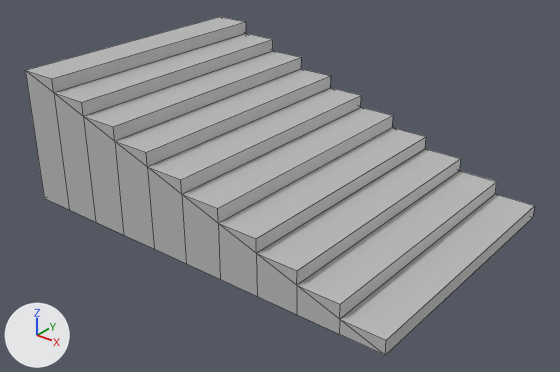
Before and after pictures for a commit that changed the FBX model Assets/MotherDuckLEVELS/Team001Teachers-PolyWoodside/Meshes/Foundation_Stairs_001_2x3x1.fbx.
The view is the same before and after, from a camera (50 mm lens) standing at (1.66, -3.98, 2.64) and looking at (-1.44, -0.11, 0.24). Arrows for +X, +Y and +Z are at lower left; the lights stay in place. Mesh edges are drawn as thin lines. Where no turn or scale is listed for an object, it has been applied to the vertices.

Objects in the first picture: 'Foundation_Stairs_001_2x3x1'.
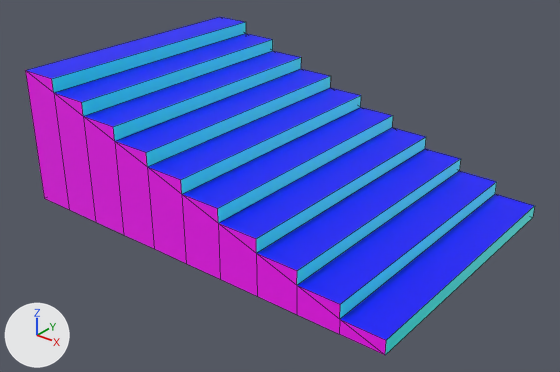
The newer file is also turned or shifted as a whole; pictures and numbers use the older file's frame.

What changed in the scene script:
```text
Add mat_lambert7:
    mat_lambert7 = principled_material('lambert7')
    mat_lambert7.base_color = (1.0, 0.0, 1.0)  # pink #ff00ff
Add mat_lambert5:
    mat_lambert5 = principled_material('lambert5')
    mat_lambert5.base_color = (0.0, 1.0, 1.0)  # cyan #00ffff
Add mat_lambert6:
    mat_lambert6 = principled_material('lambert6')
    mat_lambert6.base_color = (0.0, 0.0, 1.0)  # blue #0000ff
Change me_mesh:
    where me_mesh.from_pydata(...)  # 62 vertices, 61 faces; spans x -3.0..0.0, y -1.0..1.0, z 0.0..1.0
    used by ob_foundation_stairs_001_2x3x1; location = (0.0, 0.0, 0.0)
    me_mesh part 1: 4 of the faces centred in x -2.85..-1.95, y 0.0, z 0.7..1.0 switch from mat_lambert1 (grey #bcbcbc) to mat_lambert6 (blue #0000ff)
    me_mesh part 2: 4 of the faces centred in x -1.65..-0.75, y 0.0, z 0.3..0.6 switch from mat_lambert1 (grey #bcbcbc) to mat_lambert6 (blue #0000ff)
    me_mesh part 3: 2 of the faces centred in x -0.45..-0.15, y 0.0, z 0.1..0.2 switch from mat_lambert1 (grey #bcbcbc) to mat_lambert6 (blue #0000ff)
    me_mesh part 4: 4 of the faces centred in x -2.4..-1.5, y 0.0, z 0.55..0.85 switch from mat_lambert1 (grey #bcbcbc) to mat_lambert5 (cyan #00ffff)
    me_mesh part 5: 4 of the faces centred in x -1.2..-0.3, y 0.0, z 0.15..0.45 switch from mat_lambert1 (grey #bcbcbc) to mat_lambert5 (cyan #00ffff)
    me_mesh part 6: 1 of the faces centred in x -2.7, y 0.0, z 0.95 switch from mat_lambert1 (grey #bcbcbc) to mat_lambert5 (cyan #00ffff)
    me_mesh part 7: 1 of the faces centred in x 0.0, y 0.0, z 0.05 switch from mat_lambert1 (grey #bcbcbc) to mat_lambert5 (cyan #00ffff)
    me_mesh part 8: all 17 faces centred in x -2.85..-0.1, y -1.0, z 0.03..0.67 switch from mat_lambert1 (grey #bcbcbc) to mat_lambert7 (pink #ff00ff)
    me_mesh part 9: all 3 faces centred in x -2.8..-2.2, y -1.0, z 0.77..0.97 switch from mat_lambert1 (grey #bcbcbc) to mat_lambert7 (pink #ff00ff)
```

What differs and where, as boxes [x1, y1, x2, y2] in the pictures (560 x 372 px):
part 1 of me_mesh, recoloured (grey to blue): [26, 17, 329, 152] in both
part 2 of me_mesh, recoloured (grey to blue): [148, 88, 461, 270] in both
part 3 of me_mesh, recoloured (grey to blue): [297, 171, 535, 340] in both
part 4 of me_mesh, recoloured (grey to blue): [82, 39, 361, 194] in both
part 5 of me_mesh, recoloured (grey to blue): [218, 116, 497, 319] in both
part 6 of me_mesh, recoloured (grey to cyan): [52, 22, 246, 93] in both
part 7 of me_mesh, recoloured (grey to cyan): [385, 206, 535, 355] in both
part 8 of me_mesh, recoloured (grey to pink): [25, 71, 386, 355] in both
part 9 of me_mesh, recoloured (grey to pink): [25, 70, 114, 140] in both
